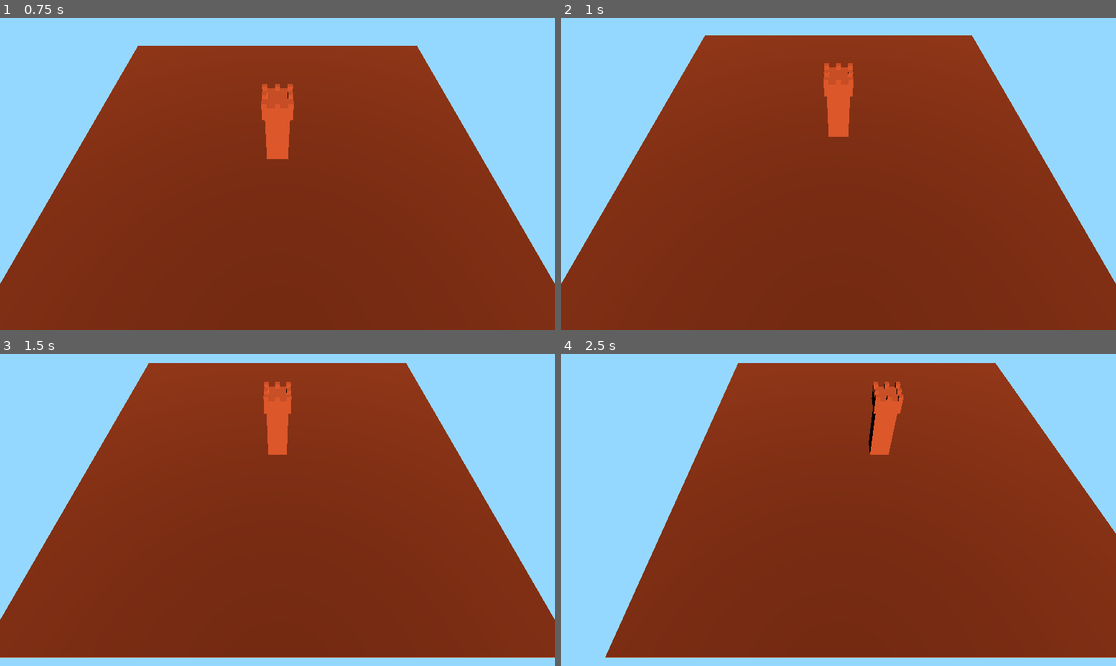
Above: before the commit, frames 1-4 (two rows, left to right).
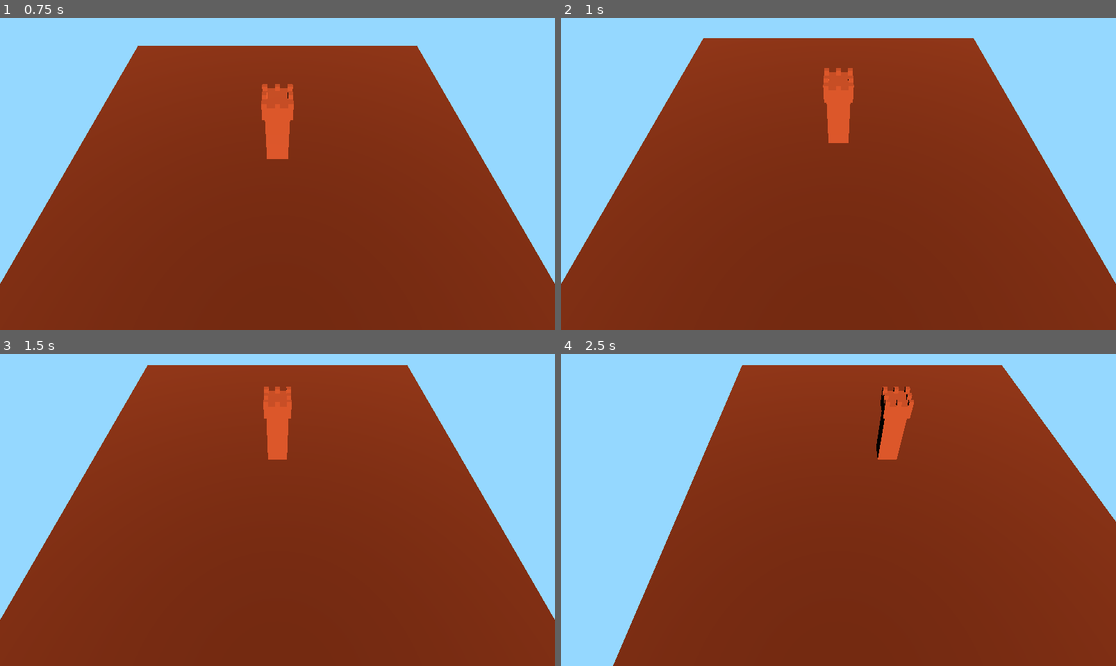
Above: after the commit, the same moments.

Repository: mjviljan/godot4-3d-camera-movement-template
Game: Godot game, scene res://World.tscn
Same seed, same stepped clock (60 frames per second), same inputs: the game is played once before the commit and once after it.
Inputs:
- Up to frame 1 (0.75 s): tap Enter at 0.5 s; hold S (ui_camera_move_backward) from 0.53 s (still down)
- Up to frame 2 (1 s): keep holding S (ui_camera_move_backward); tap W (ui_camera_move_forward) at 0.8 s
- Up to frame 3 (1.5 s): release S (ui_camera_move_backward) at 1.28 s; tap W (ui_camera_move_forward) at 1.35 s
- Up to frame 4 (2.5 s): tap A (ui_camera_move_left) at 1.55 s; tap Space at 2 s; hold A (ui_camera_move_left) from 2.03 s (still down); tap D (ui_camera_move_right) at 2.3 s

Frame 1 is identical in both runs. In frame 2, 0.6% of the frame differs, in the area x 9-91%, y 5-56%; in frame 3, 3.4%; in frame 4, 5.9%, in the area x 8-100%, y 2-100%.

Commit message:
Support pressing several movement keys at once

Diff:
--- a/camera.gd
+++ b/camera.gd
@@ -1,32 +1,31 @@
 extends Camera3D
 
-@export var target : Node3D;
+@export var target : Node3D
 
-const CAMERA_MOVEMENT_SPEED = 50;
-var distanceFromCamera: Vector3;
+const CAMERA_MOVEMENT_SPEED = 50
+var distanceFromCamera: Vector3
 
 func _ready():
-	distanceFromCamera = position;
+	distanceFromCamera = position
 
 func _process(delta):
-	var movement = Vector3.ZERO;
+	var movement = Vector3.ZERO
 
 	if Input.is_action_pressed("ui_camera_rotate_cw"):
-		distanceFromCamera = distanceFromCamera.rotated(Vector3.UP, -delta);
+		distanceFromCamera = distanceFromCamera.rotated(Vector3.UP, -delta)
 	if Input.is_action_pressed("ui_camera_rotate_ccw"):
-		distanceFromCamera = distanceFromCamera.rotated(Vector3.UP, delta);
+		distanceFromCamera = distanceFromCamera.rotated(Vector3.UP, delta)
 	if Input.is_action_pressed("ui_camera_move_forward"):
-		movement = position.direction_to(target.position) * delta * CAMERA_MOVEMENT_SPEED;
+		movement += position.direction_to(target.position)
 	if Input.is_action_pressed("ui_camera_move_backward"):
-		movement = position.direction_to(target.position) * delta * CAMERA_MOVEMENT_SPEED * -1;
+		movement += position.direction_to(target.position) * -1
 	if Input.is_action_pressed("ui_camera_move_left"):
-		movement = position.direction_to(target.position) * delta * CAMERA_MOVEMENT_SPEED;
-		movement = movement.rotated(Vector3.UP, PI / 2);
+		movement += position.direction_to(target.position).rotated(Vector3.UP, PI / 2)
 	if Input.is_action_pressed("ui_camera_move_right"):
-		movement = position.direction_to(target.position) * delta * CAMERA_MOVEMENT_SPEED;
-		movement = movement.rotated(Vector3.UP, -PI / 2);
+		movement += position.direction_to(target.position).rotated(Vector3.UP, -PI / 2)
 
+	movement = movement * delta * CAMERA_MOVEMENT_SPEED
 	movement.y = 0
-	target.position += movement;
-	position = target.position + distanceFromCamera;
+	target.position += movement
+	position = target.position + distanceFromCamera
 	look_at(target.position)
